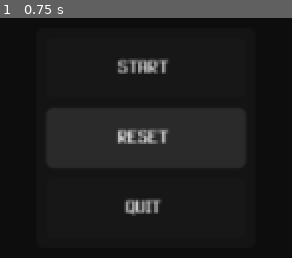
Above: before the commit, frame 1.
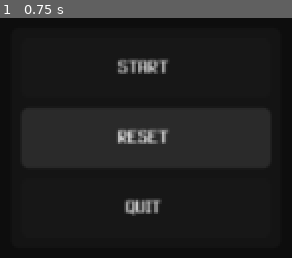
Above: after the commit, the same moment.

Repository: refrka/RPG-11
Game: Godot game, scene res://root.tscn
Same seed, same stepped clock (60 frames per second), same inputs: the game is played once before the commit and once after it.
Inputs:
- Up to frame 1 (0.75 s): click "RESET" at 0.5 s

The runs differ from the first frame. In frame 1, 2.3% of the frame differs, in the area x 7-93%, y 37-63%.

Commit message:
"scene" group, Scenes.load_scene(), .get_scene(), ._register_scene(), ._scene_registry. Scenes gather in ._ready and collected from ._on_node_added_to_tree()

Diff:
--- a/main/autoloads/Scenes.gd
+++ b/main/autoloads/Scenes.gd
@@ -5,6 +5,53 @@
 
 
 var _current_scene: Node
+
+var _scene_registry: Dictionary[Script, Node]
+
+
+
+
+func _ready() -> void:
+
+	get_tree().node_added.connect(_on_node_added_to_tree)
+
+	var scenes = get_tree().get_nodes_in_group("scene")
+
+	for scene in scenes:
+
+		_register_scene(scene)
+
+
+
+
+func load_scene(scene_script: Script) -> Node:
+
+	var scene = get_scene(scene_script)
+
+	if is_instance_valid(scene) and scene.is_inside_tree():
+
+		_set_current_scene(scene)
+
+	return scene
+
+
+
+func get_scene(scene_script: Script) -> Node:
+
+	if _scene_registry.has(scene_script):
+
+		return _scene_registry[scene_script]
+
+	return null
+
+
+
+
+
+func _register_scene(scene: Node) -> void:
+
+	_scene_registry[scene.get_script()] = scene
+
 
 
 
@@ -43,3 +90,20 @@
 	if scene.has_method("_open"):
 
 		scene._close()
+
+
+
+
+
+
+
+
+
+
+
+
+func _on_node_added_to_tree(node: Node) -> void:
+
+	if node.is_in_group("scene"):
+
+		_register_scene(node)
--- /dev/null
+++ b/main/ui/main_menu.gd
@@ -0,0 +1 @@
+class_name MainMenu extends MarginContainer
--- /dev/null
+++ b/main/ui/main_menu.tscn
@@ -0,0 +1,42 @@
+[gd_scene format=3 uid="uid://bv7lxdsqt8eme"]
+
+[ext_resource type="Script" uid="uid://cgd6b7rlwnjln" path="res://main/ui/main_menu.gd" id="1_yrm2s"]
+
+[node name="MainMenu" type="MarginContainer" unique_id=412125572 groups=["scene"]]
+anchors_preset = 15
+anchor_right = 1.0
+anchor_bottom = 1.0
+grow_horizontal = 2
+grow_vertical = 2
+mouse_filter = 2
+script = ExtResource("1_yrm2s")
+
+[node name="PanelContainer" type="PanelContainer" parent="." unique_id=1460315867]
+layout_mode = 2
+size_flags_horizontal = 4
+size_flags_vertical = 4
+
+[node name="MarginContainer" type="MarginContainer" parent="PanelContainer" unique_id=690169768]
+layout_mode = 2
+theme_override_constants/margin_left = 4
+theme_override_constants/margin_top = 4
+theme_override_constants/margin_right = 4
+theme_override_constants/margin_bottom = 4
+
+[node name="VBoxContainer" type="VBoxContainer" parent="PanelContainer/MarginContainer" unique_id=1215245345]
+layout_mode = 2
+
+[node name="StartButton" type="Button" parent="PanelContainer/MarginContainer/VBoxContainer" unique_id=1522937938]
+custom_minimum_size = Vector2(100, 24)
+layout_mode = 2
+text = "START"
+
+[node name="ResetButton" type="Button" parent="PanelContainer/MarginContainer/VBoxContainer" unique_id=102807993]
+custom_minimum_size = Vector2(100, 24)
+layout_mode = 2
+text = "RESET"
+
+[node name="QuitButton" type="Button" parent="PanelContainer/MarginContainer/VBoxContainer" unique_id=1243765746]
+custom_minimum_size = Vector2(100, 24)
+layout_mode = 2
+text = "QUIT"
--- a/root.tscn
+++ b/root.tscn
@@ -1,4 +1,6 @@
 [gd_scene format=3 uid="uid://dl4cvi6mgew48"]
+
+[ext_resource type="PackedScene" uid="uid://bv7lxdsqt8eme" path="res://main/ui/main_menu.tscn" id="1_pq8q7"]
 
 [node name="Root" type="Node" unique_id=1987040066]
 
@@ -49,41 +51,5 @@
 grow_vertical = 2
 mouse_filter = 2
 
-[node name="MainMenu" type="MarginContainer" parent="MainMenuCanvas/MainMenuRoot" unique_id=981841841]
+[node name="MainMenu" parent="MainMenuCanvas/MainMenuRoot" unique_id=412125572 instance=ExtResource("1_pq8q7")]
 layout_mode = 1
-anchors_preset = 15
-anchor_right = 1.0
-anchor_bottom = 1.0
-grow_horizontal = 2
-grow_vertical = 2
-mouse_filter = 2
-
-[node name="PanelContainer" type="PanelContainer" parent="MainMenuCanvas/MainMenuRoot/MainMenu" unique_id=1697594407]
-layout_mode = 2
-size_flags_horizontal = 4
-size_flags_vertical = 4
-
-[node name="MarginContainer" type="MarginContainer" parent="MainMenuCanvas/MainMenuRoot/MainMenu/PanelContainer" unique_id=1510420490]
-layout_mode = 2
-theme_override_constants/margin_left = 4
-theme_override_constants/margin_top = 4
-theme_override_constants/margin_right = 4
-theme_override_constants/margin_bottom = 4
-
-[node name="VBoxContainer" type="VBoxContainer" parent="MainMenuCanvas/MainMenuRoot/MainMenu/PanelContainer/MarginContainer" unique_id=1430355256]
-layout_mode = 2
-
-[node name="StartButton" type="Button" parent="MainMenuCanvas/MainMenuRoot/MainMenu/PanelContainer/MarginContainer/VBoxContainer" unique_id=440716173]
-custom_minimum_size = Vector2(80, 24)
-layout_mode = 2
-text = "START"
-
-[node name="ResetButton" type="Button" parent="MainMenuCanvas/MainMenuRoot/MainMenu/PanelContainer/MarginContainer/VBoxContainer" unique_id=356361157]
-custom_minimum_size = Vector2(80, 24)
-layout_mode = 2
-text = "RESET"
-
-[node name="QuitButton" type="Button" parent="MainMenuCanvas/MainMenuRoot/MainMenu/PanelContainer/MarginContainer/VBoxContainer" unique_id=1342101775]
-custom_minimum_size = Vector2(80, 24)
-layout_mode = 2
-text = "QUIT"
Not shown, added: main/ui/main_menu.gd.uid
